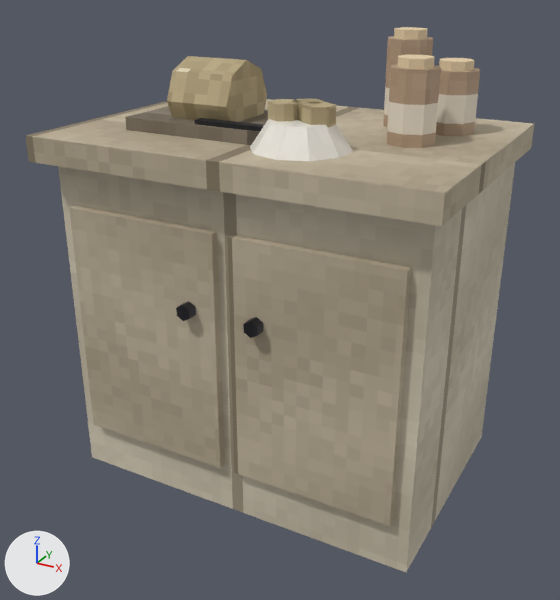
The Blender file blender/kitchen_counter.blend: old version first, new version second.
Rendered twice from a camera (50 mm lens) standing at (0.866, -1.498, 1.276) and looking at (-0.001, 0.078, 0.488). The axes (+X, +Y, +Z) are drawn at lower left. The lights are the same throughout. The older version comes first.

In view in the first picture: 'body'.
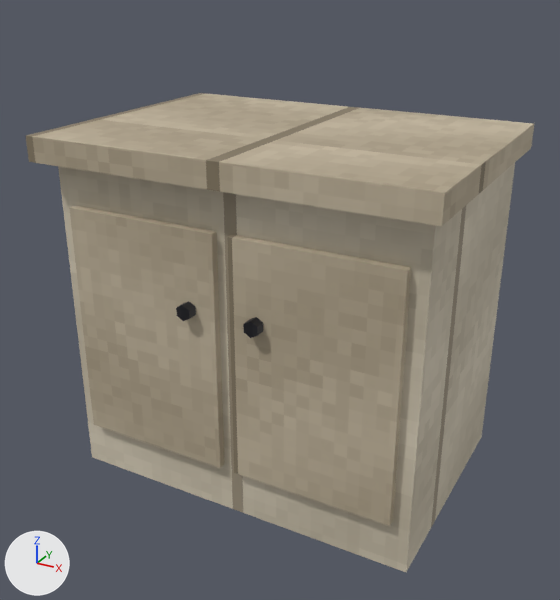
Changed parts and their boxes [x1, y1, x2, y2] in the pictures (560 x 600 px):
'body', reshaped (12% shorter)
    before: [26, 27, 534, 572]
    after: [26, 93, 534, 572]
part 1 of me_body_mesh, deleted
    before: [125, 27, 480, 161]

What the commit changed:
me_body_mesh is used by ob_body; location (0.0, 0.0, 0.0).
me_body_mesh had 240 vertices, 158 faces and spanned x -0.49..0.49, y -0.23..0.47, z 0.01..1.13.
me_body_mesh now has 56 vertices, 40 faces and spans x -0.49..0.49, y -0.23..0.47, z 0.01..0.91.
me_body_mesh part 1: 13 loose pieces with 184 vertices, spanning x -0.33..0.395, y -0.16..0.355, z 0.89..1.13, are deleted.
me_body_mesh no longer uses material mat_e_wood_dark (picture img_m_e_wood_dark_png).
me_body_mesh no longer uses material mat_e_produce (picture img_m_e_produce_png).
me_body_mesh no longer uses material mat_e_ceramic (picture img_m_e_ceramic_png).
me_body_mesh no longer uses material mat_e_cork (beige #e5ceaa).
me_body_mesh no longer uses material mat_e_plate (picture img_m_e_plate_png).
